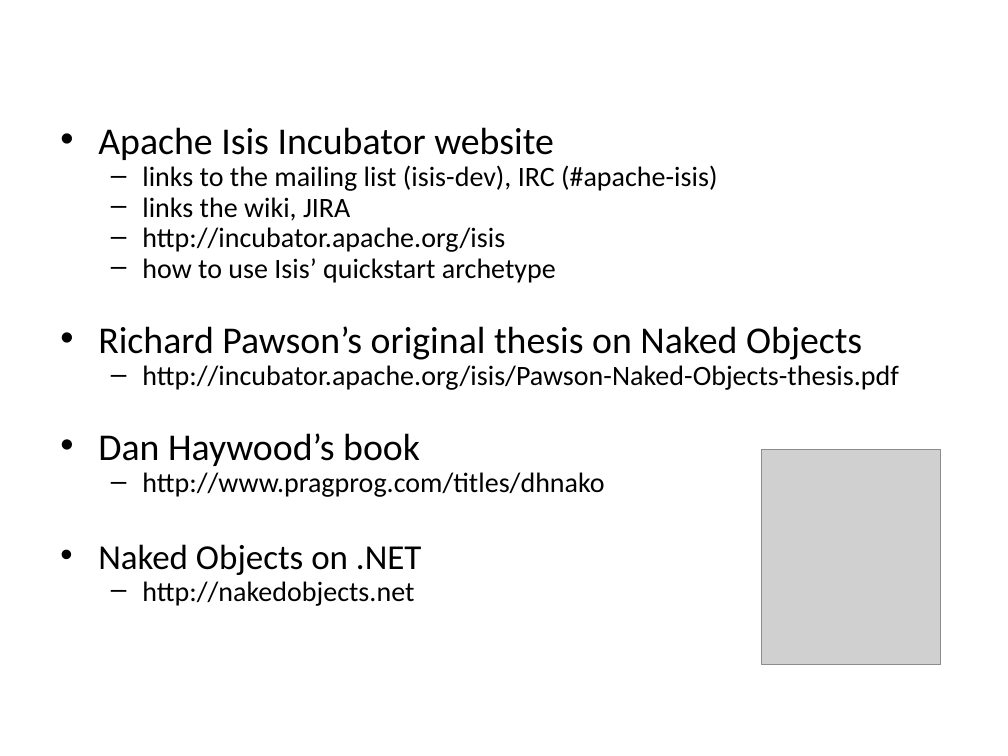
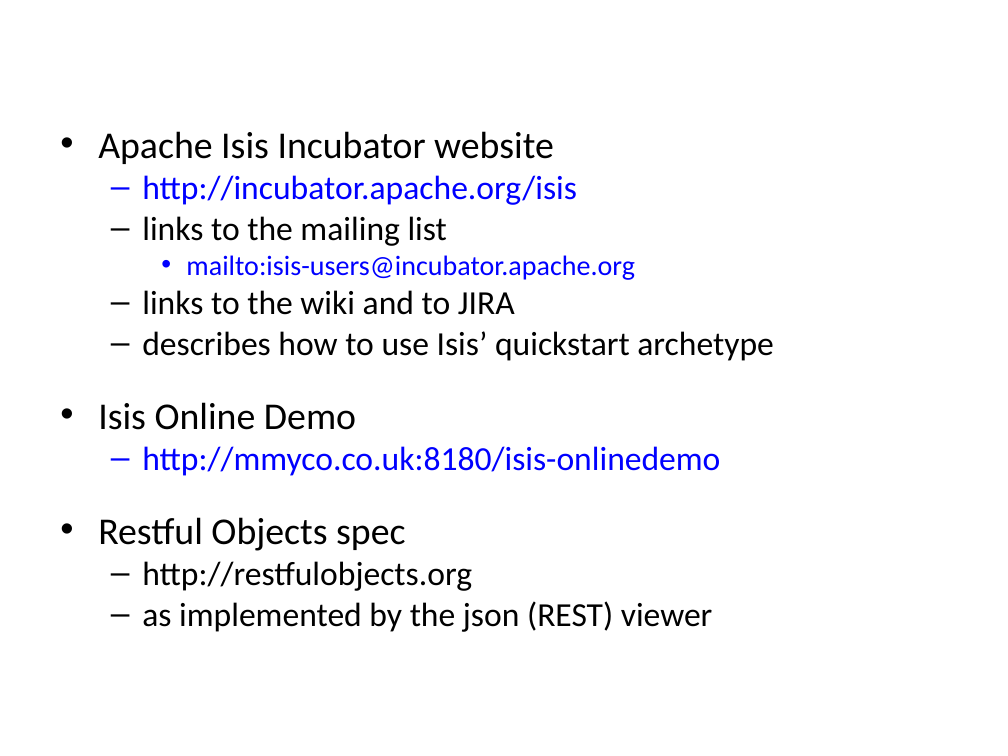
Before and after one commit to apache/causeway, a slide deck: slide 9 of src/site/resources/presentations/IntroducingApacheIsis.odp. Drawn at 1008x756 pixels with LibreOffice and Linux fonts; fonts in the diff are those of the drawing; grey boxes stand for pictures; background and template pictures are left out. Boxes give left, top, right and bottom in pixels: in the first picture for what was removed or moved away, otherwise in the second. Text is boxed around its words. In the diff, an @@ line names an element or a change of style, - is before the commit and + after.

Commit message:
ISIS-107: updated Isis presentation materials for 0.2.0

```diff
--- a/src/site/resources/presentations/IntroducingApacheIsis.odp
+++ b/src/site/resources/presentations/IntroducingApacheIsis.odp
@@ text at [98,131,577,205]: size 20 to 24 pt, text colour #000000 to #0000FF in "http://incubator.apache.org/isis"; indent changed; line spacing 0.7 to 0.8; more space between paragraphs; bullet colour #000000 to #0000FF @@
@@ text at [142,165,717,221]: paragraphs removed @@
-  – links to the mailing list (isis-dev), IRC (#apache-isis)
-  – links the wiki, JIRA
@@ text at [98,216,773,632]: text changed; size 20 to 24 pt @@
-  – how to use Isis’ quickstart archetype
-• Richard Pawson’s original thesis on Naked Objects
-  – http://incubator.apache.org/isis/Pawson-Naked-Objects-thesis.pdf
-• Dan Haywood’s book
-  – http://www.pragprog.com/titles/dhnako
-• Naked Objects on .NET
-  – http://nakedobjects.net
+  – links to the mailing list
+    • mailto:isis-users@incubator.apache.org
+  – links to the wiki and to JIRA
+  – describes how to use Isis’ quickstart archetype
+• Isis Online Demo
+  – http://mmyco.co.uk:8180/isis-onlinedemo
+• Restful Objects spec
+  – http://restfulobjects.org
+  – as implemented by the json (REST) viewer
@@ picture removed at [762,450,941,664] @@
```
Also in this commit, not shown: 4 other slides changed, 8 slides added, 5 slides removed, 8 other files.
